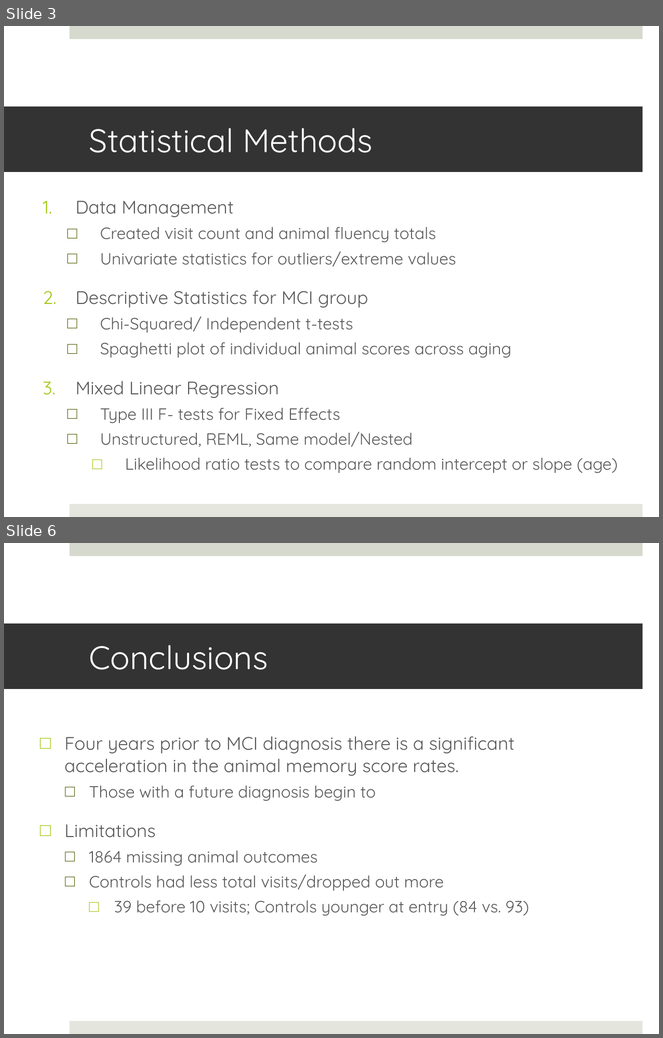
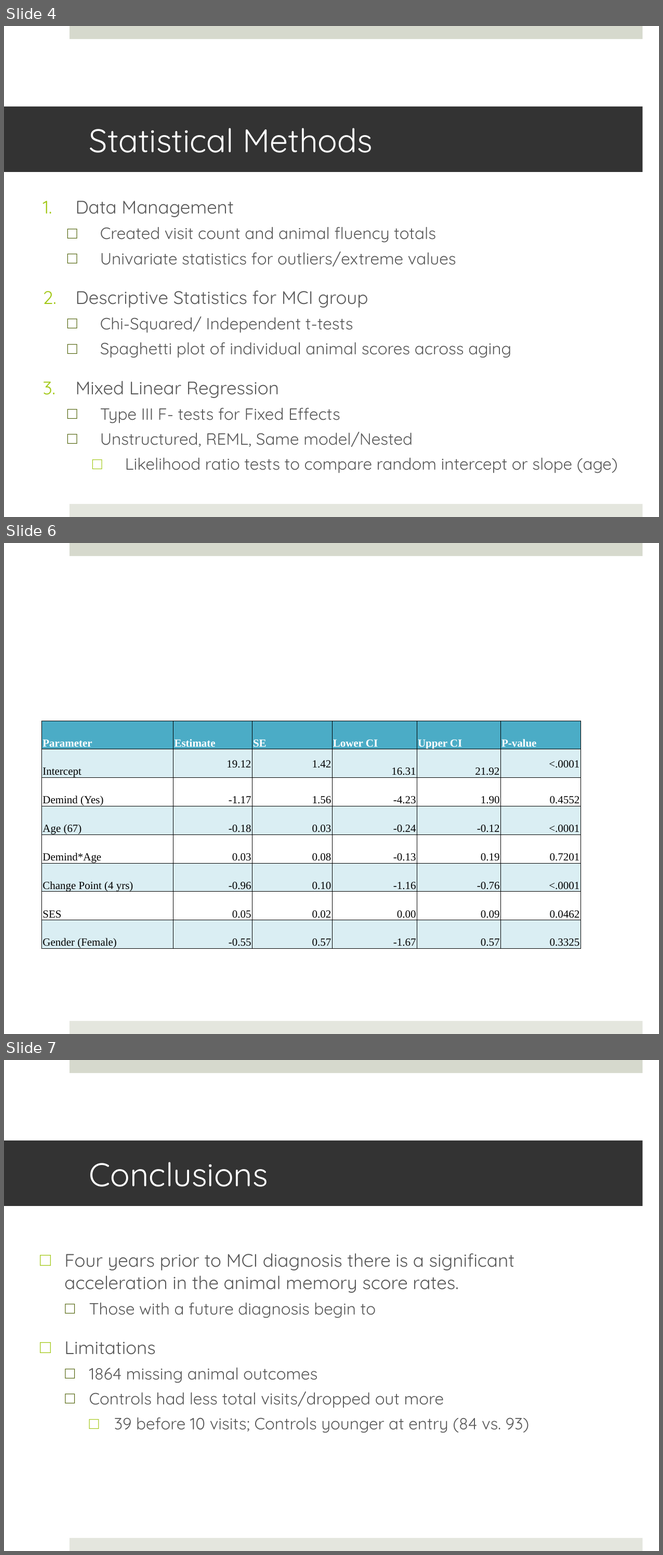
Before and after one commit to Delgoulding/Biostat-Projects, a slide deck: Project3/Reports/Project 3 Presentation.pptx. Shown one above the other, each under a label of ours: slides 3 and 6 before the commit, slides 4, 6 and 7 after it; the slides between them are not shown. The pictures are 663x1038 and 663x1555 pixels, drawn with LibreOffice and Linux fonts; fonts in the diff are those of the drawing. Boxes give left, top, right and bottom in pixels: in the first picture for what was removed or moved away, otherwise in the second. Text is boxed around its words. In the diff, an @@ line names an element or a change of style, - is before the commit and + after.

```diff
--- a/Project3/Reports/Project 3 Presentation.pptx
+++ b/Project3/Reports/Project 3 Presentation.pptx
@@ slide 6 added at box(4, 543, 659, 1034), background #FFFFFF; not listed: 2 template elements that a slide beside it also shows @@
@@ table added at box(42, 720, 581, 951), 8 rows, 6 columns @@
+Parameter | Estimate | SE | Lower CI | Upper CI | P-value
+Intercept | 19.12 | 1.42 | 16.31 | 21.92 | <.0001
+Demind (Yes) | -1.17 | 1.56 | -4.23 | 1.90 | 0.4552
+Age (67) | -0.18 | 0.03 | -0.24 | -0.12 | <.0001
+Demind*Age | 0.03 | 0.08 | -0.13 | 0.19 | 0.7201
+Change Point (4 yrs) | -0.96 | 0.10 | -1.16 | -0.76 | <.0001
+SES | 0.05 | 0.02 | 0.00 | 0.09 | 0.0462
+Gender (Female) | -0.55 | 0.57 | -1.67 | 0.57 | 0.3325
@@ what was slide 3 is now slide 4 @@
@@ what was slide 6 is now slide 7 @@
```
Also in this commit, not shown: 2 slides changed, 1 other slide added, 1 slide removed, 6 other files.
